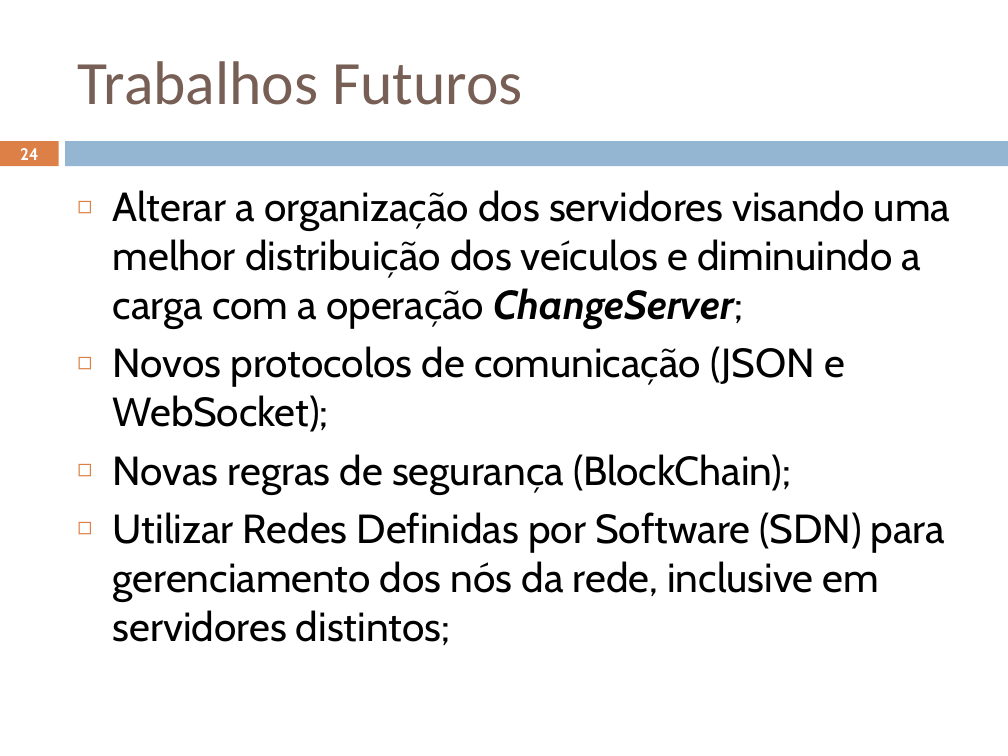
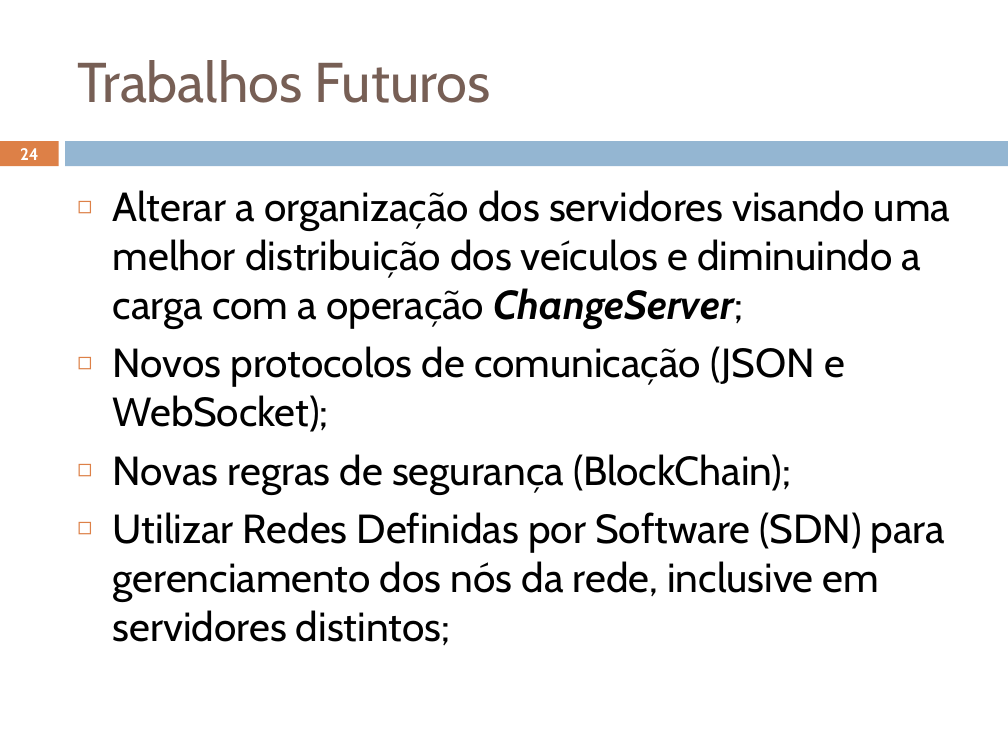
Before and after one commit to geoleite/Mestrado, a slide deck: slide 24 of Apresentacao/ApresentaçãoV2.pptx. Drawn at 1008x756 pixels with LibreOffice and Linux fonts; fonts in the diff are those of the drawing. Boxes give left, top, right and bottom in pixels: in the first picture for what was removed or moved away, otherwise in the second. Text is boxed around its words. In the diff, an @@ line names an element or a change of style, - is before the commit and + after.

```diff
--- a/Apresentacao/ApresentaçãoV2.pptx
+++ b/Apresentacao/ApresentaçãoV2.pptx
@@ title "Trabalhos Futuros" at (x1=78, y1=60, x2=491, y2=103): size 44 to 40 pt, font Calibri to Cabin @@
```
Also in this commit, not shown: 21 other slides changed, 40 other files.
